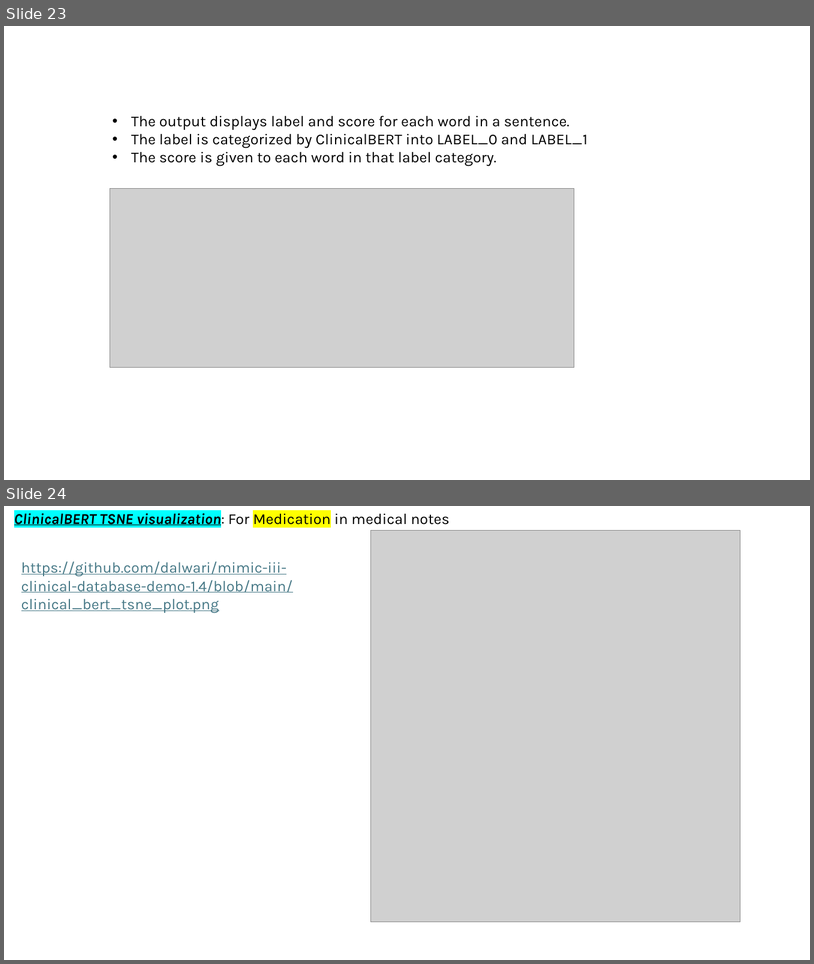
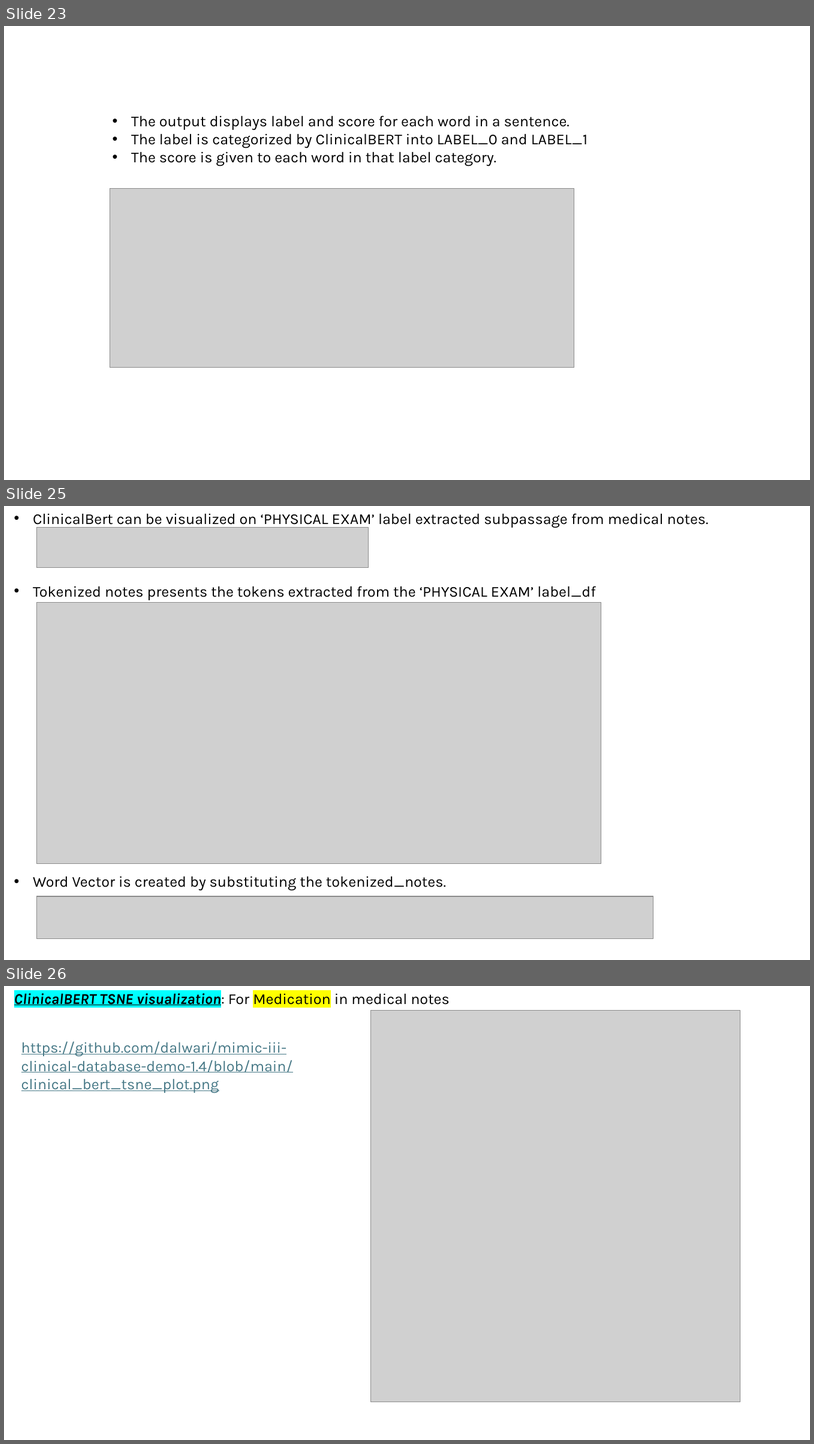
Before and after one commit to dalwari/mimic-iii-clinical-database-demo-1.4, a slide deck: MIMIC_NLP.pptx. Shown one above the other, each under a label of ours: slides 23 and 24 before the commit, slides 23, 25 and 26 after it; the slides between them are not shown. The pictures are 814x964 and 814x1444 pixels, drawn with LibreOffice and Linux fonts; fonts in the diff are those of the drawing; grey boxes stand for pictures. Boxes give left, top, right and bottom in pixels: in the first picture for what was removed or moved away, otherwise in the second. Text is boxed around its words. In the diff, an @@ line names an element or a change of style, - is before the commit and + after.

```diff
--- a/MIMIC_NLP.pptx
+++ b/MIMIC_NLP.pptx
@@ slide 25 added at (4, 506, 810, 960), background #FFFFFF @@
@@ text added at (33, 513, 709, 891), 18 pt, text #000000 @@
+• ClinicalBert can be visualized on ‘PHYSICAL EXAM’ label extracted subpassage from medical notes.
+• Tokenized notes presents the tokens extracted from the ‘PHYSICAL EXAM’ label_df
+• Word Vector is created by substituting the tokenized_notes.
@@ picture added at (36, 527, 369, 568) @@
@@ picture added at (36, 602, 601, 864) @@
@@ picture added at (36, 896, 654, 939) @@
@@ what was slide 24 is now slide 26 @@
```
Also in this commit, not shown: 1 slide changed, 1 other slide added, 1 other file.
